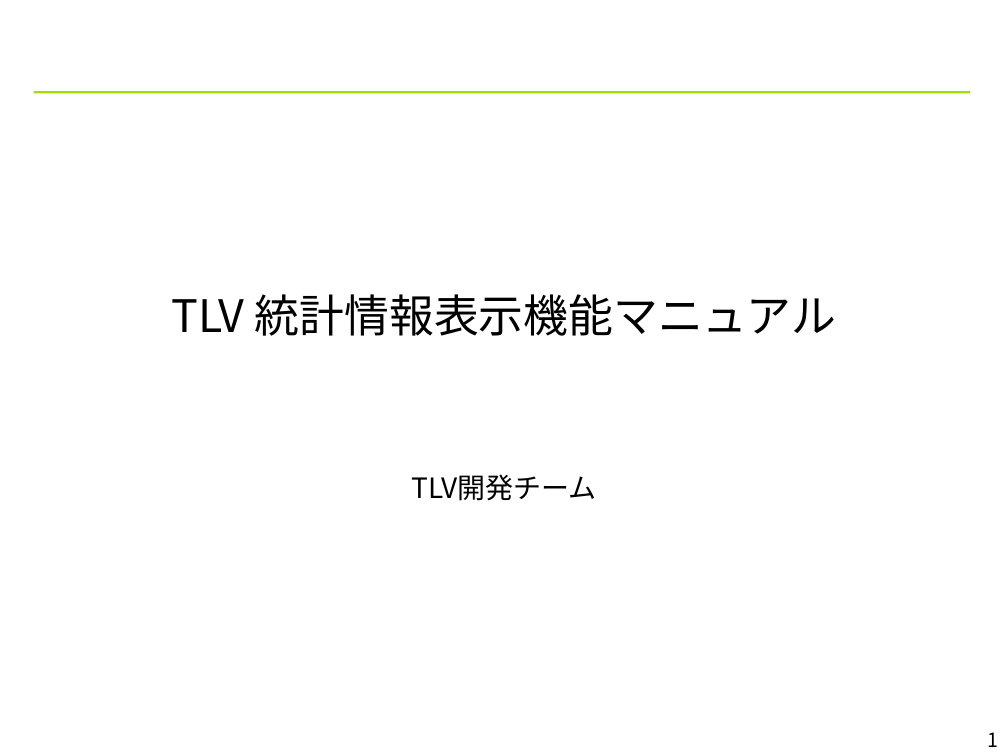
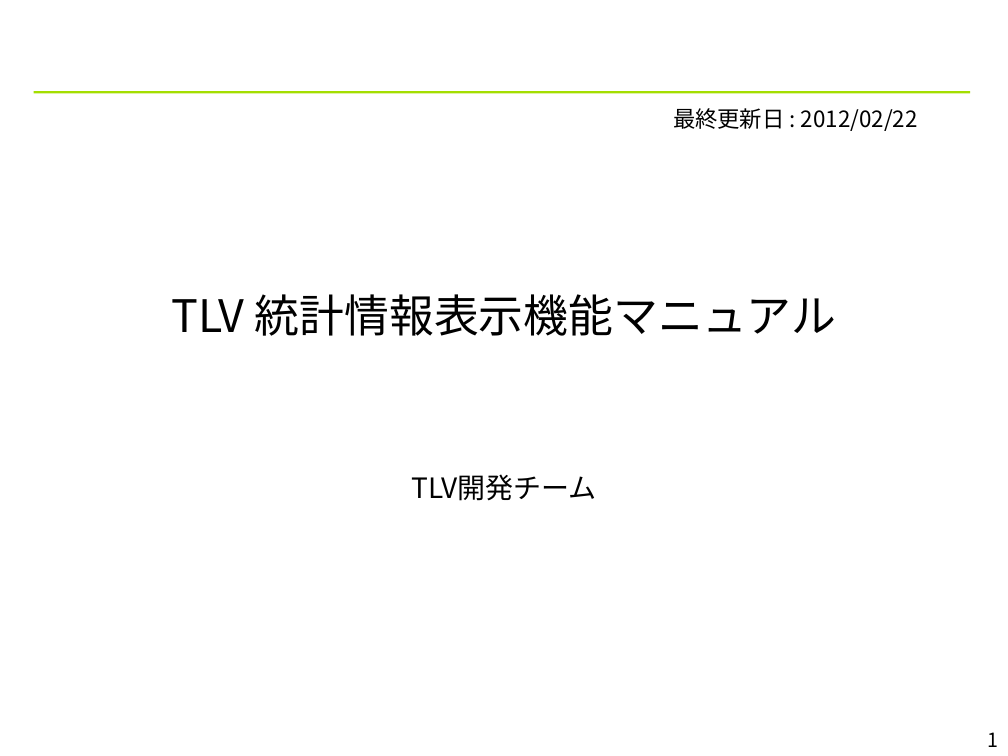
Before and after one commit to YixiaoLi/tlv4mc, a slide deck: slide 1 of doc/statistics_viewer_manual.ppt. Drawn at 1008x756 pixels with LibreOffice and Linux fonts; fonts in the diff are those of the drawing; background and template pictures are left out. Boxes give left, top, right and bottom in pixels: in the first picture for what was removed or moved away, otherwise in the second. Text is boxed around its words. In the diff, an @@ line names an element or a change of style, - is before the commit and + after.

```diff
--- a/doc/statistics_viewer_manual.ppt
+++ b/doc/statistics_viewer_manual.ppt
@@ text added at (673, 108, 918, 131), 16 pt, text #000000 @@
+最終更新日 : 2012/02/22
```
Also in this commit, not shown: 4 other slides changed.
